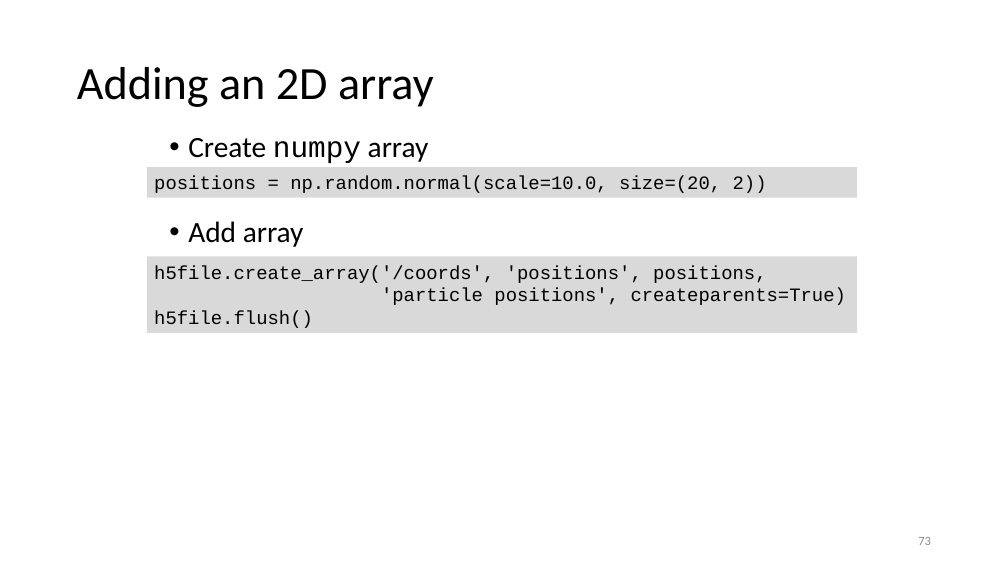
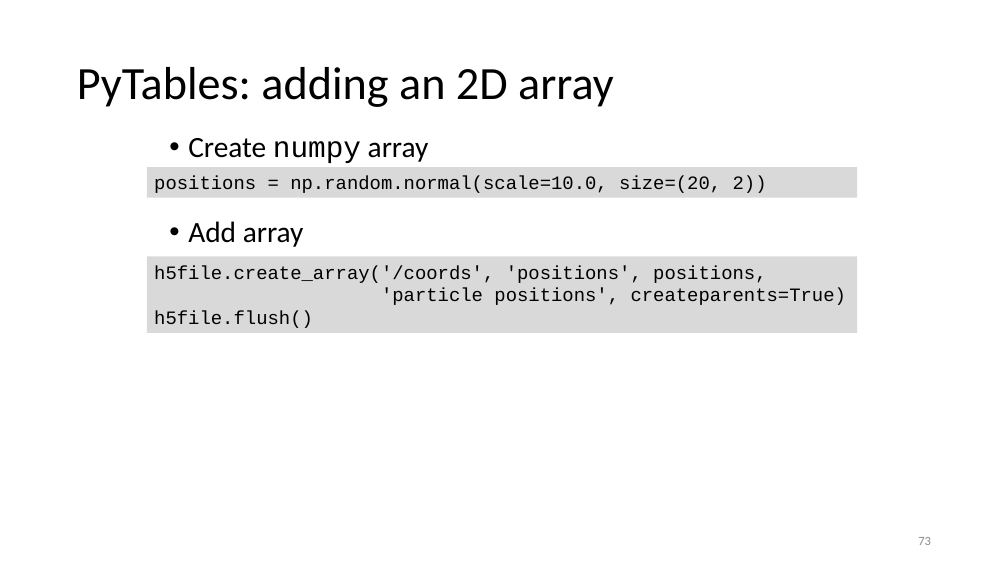
Before and after one commit to gjbex/Scientific-Python, a slide deck: slide 73 of scientific_python.pptx. Drawn at 1008x567 pixels with LibreOffice and Linux fonts; fonts in the diff are those of the drawing. Boxes give left, top, right and bottom in pixels: in the first picture for what was removed or moved away, otherwise in the second. Text is boxed around its words. In the diff, an @@ line names an element or a change of style, - is before the commit and + after.

```diff
--- a/scientific_python.pptx
+++ b/scientific_python.pptx
@@ title at bbox=[77, 67, 614, 107]: text changed @@
-Adding an 2D array
+PyTables: adding an 2D array
```
Also in this commit, not shown: 10 other slides changed, 6 slides added.
